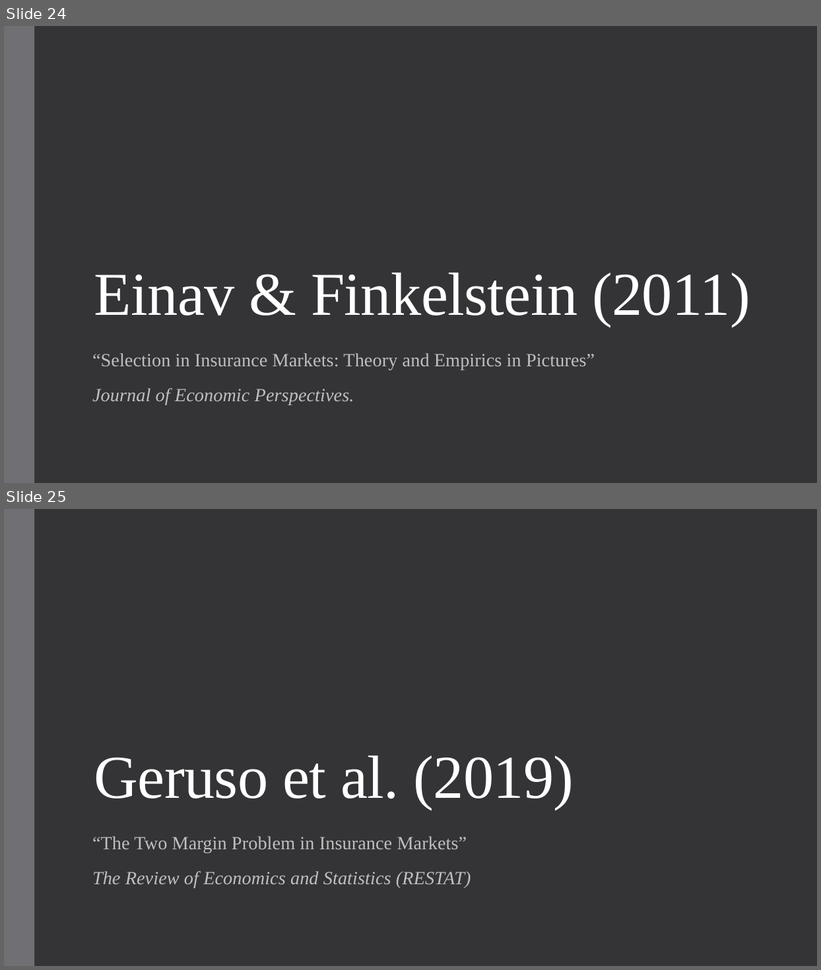
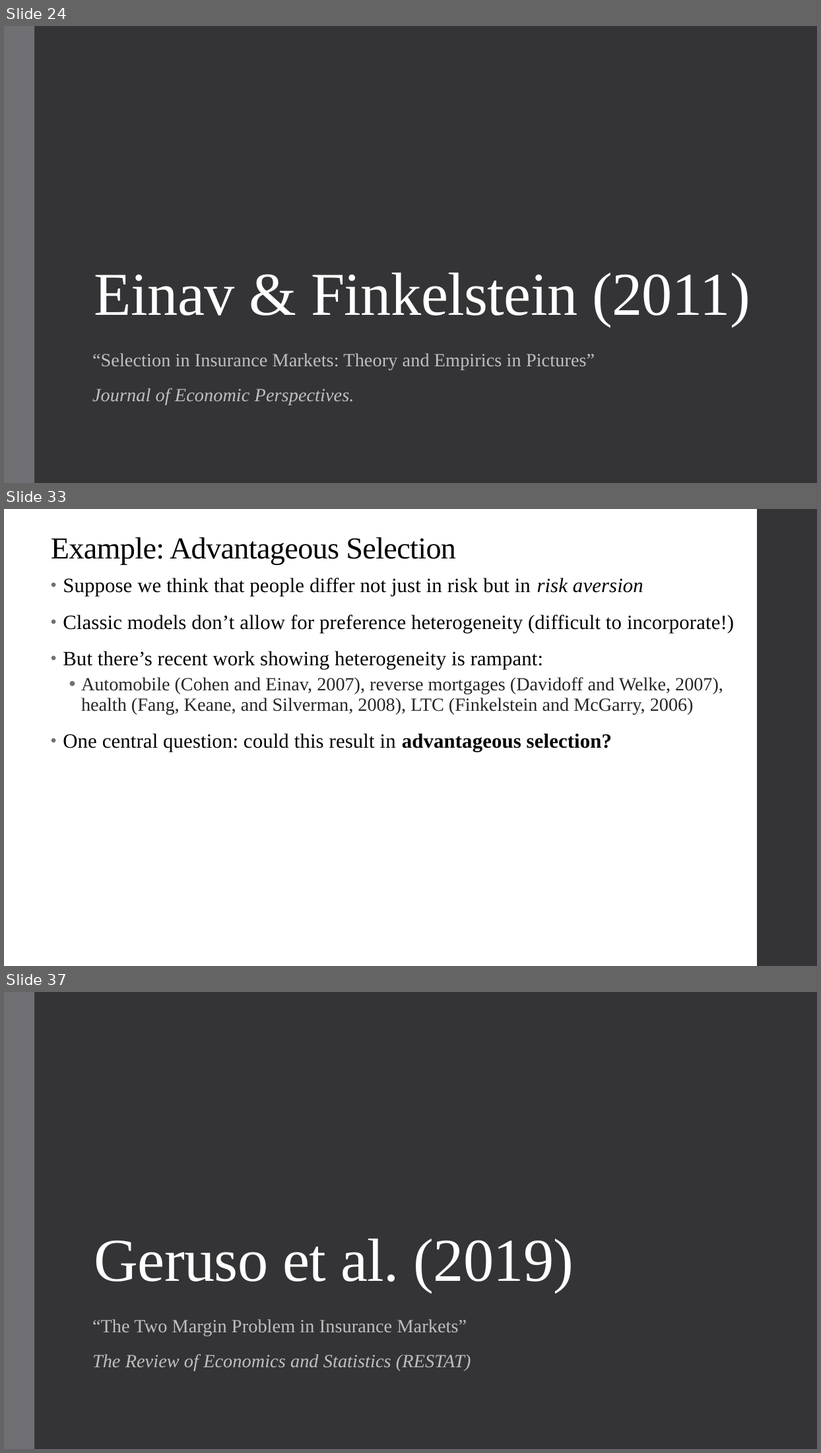
Before and after one commit to alex-hoagland/HAD6750H, a slide deck: Lecture03_AdverseSelection/L3Slides_AdverseSelection_2023W.pptx. Shown one above the other, each under a label of ours: slides 24 and 25 before the commit, slides 24, 33 and 37 after it; the slides between them are not shown. The pictures are 821x970 and 821x1453 pixels, drawn with LibreOffice and Linux fonts; fonts in the diff are those of the drawing. Boxes give left, top, right and bottom in pixels: in the first picture for what was removed or moved away, otherwise in the second. Text is boxed around its words. In the diff, an @@ line names an element or a change of style, - is before the commit and + after.

```diff
--- a/Lecture03_AdverseSelection/L3Slides_AdverseSelection_2023W.pptx
+++ b/Lecture03_AdverseSelection/L3Slides_AdverseSelection_2023W.pptx
@@ slide 33 added at <box>4,509,817,966</box>, background #FFFFFF @@
@@ rectangle added at <box>757,509,817,966</box>, fill #353537 @@
@@ title added at <box>51,537,456,565</box>, 36 pt, text #000000 @@
+Example: Advantageous Selection
@@ text added at <box>63,578,734,752</box>, 24 pt, text #000000 @@
+• Suppose we think that people differ not just in risk but in risk aversion
+• Classic models don’t allow for preference heterogeneity (difficult to incorporate!)
+• But there’s recent work showing heterogeneity is rampant:
+  • Automobile (Cohen and Einav, 2007), reverse mortgages (Davidoff and Welke, 2007), health (Fang, Keane, and Silverman, 2008), LTC (Finkelstein and McGarry, 2006)
+• One central question: could this result in advantageous selection?
@@ what was slide 25 is now slide 37 @@
```
Also in this commit, not shown: 1 slide changed, 57 other slides added, 14 other files.
